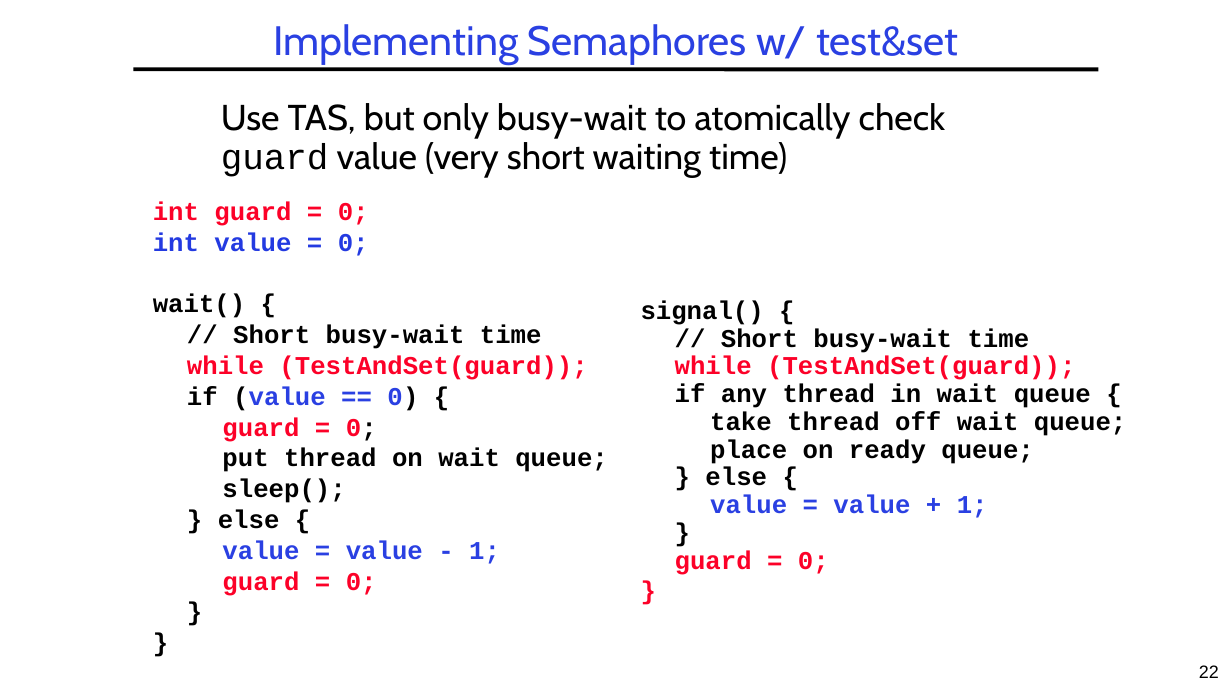
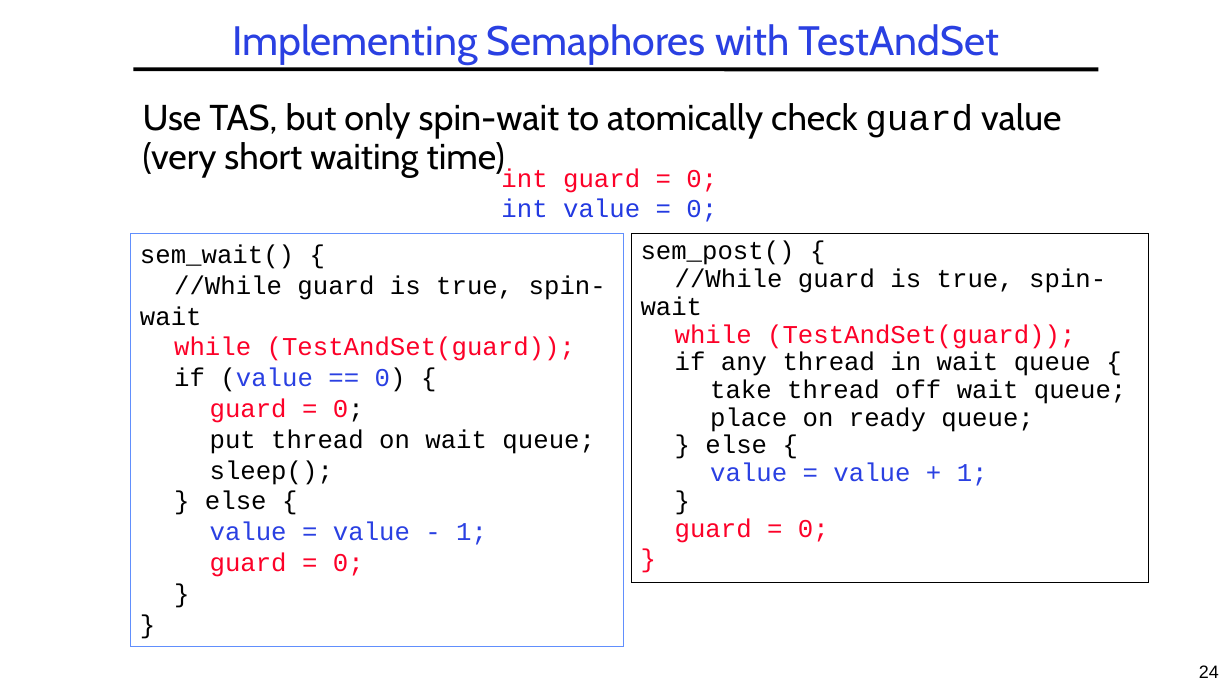
Before and after one commit to guhofstra/CSC256Fa25, a slide deck: slide 24 of PPTs/L3-Synchronization.pptx (slide 22 before the commit). Drawn at 1232x693 pixels with LibreOffice and Linux fonts; fonts in the diff are those of the drawing. Boxes give left, top, right and bottom in pixels: in the first picture for what was removed or moved away, otherwise in the second. Text is boxed around its words. In the diff, an @@ line names an element or a change of style, - is before the commit and + after.

```diff
--- a/PPTs/L3-Synchronization.pptx
+++ b/PPTs/L3-Synchronization.pptx
@@ title at (x1=232, y1=24, x2=999, y2=65): text changed @@
-Implementing Semaphores w/ test&set
+Implementing Semaphores with TestAndSet
@@ text at (x1=143, y1=103, x2=1061, y2=178): text changed @@
-  Use TAS, but only busy-wait to atomically check guard value (very short waiting time)
+  Use TAS, but only spin-wait to atomically check guard value (very short waiting time)
@@ text added at (x1=501, y1=168, x2=717, y2=222), 20 pt, text #FC0128 @@
+int guard = 0;
+int value = 0;
@@ rectangle "sem_wait() {" resized from (x1=153, y1=201, x2=607, y2=596) to (x1=131, y1=233, x2=624, y2=647) @@
@@ rectangle "sem_wait() {" at (x1=131, y1=233, x2=624, y2=647): outline none to #618FFD 0.75 pt @@
@@ rectangle "sem_post() { //While guard is ..." resized from (x1=641, y1=300, x2=1126, y2=575) to (x1=631, y1=233, x2=1148, y2=582) @@
@@ rectangle "sem_post() { //While guard is ..." at (x1=631, y1=233, x2=1148, y2=582): bold off in "}"; outline none to #000000 0.75 pt @@
@@ text in rectangle at (x1=140, y1=244, x2=606, y2=392): text changed; text colour #FC0128 to #000000; bold off @@
-int guard = 0;
-int value = 0;
-wait() {
-// Short busy-wait time
-while (TestAndSet(guard));
-if (value == 0) {
+sem_wait() {
+//While guard is true, spin-wait
+while (TestAndSet(guard));
+if (value == 0) {
@@ text in rectangle at (x1=641, y1=241, x2=1126, y2=543): text changed; bold off @@
-signal() {
-// Short busy-wait time
-while (TestAndSet(guard));
-if any thread in wait queue {
-take thread off wait queue;
-place on ready queue;
-} else {
-value = value + 1;
-}
-guard = 0;
+sem_post() {
+//While guard is true, spin-wait
+while (TestAndSet(guard));
+if any thread in wait queue {
+take thread off wait queue;
+place on ready queue;
+} else {
+value = value + 1;
+}
+guard = 0;
@@ text in rectangle at (x1=205, y1=398, x2=594, y2=577): bold off in "guard = 0;", "put thread on wait queue;", "sleep(); } else { value = value ..." @@
@@ page number at (x1=1199, y1=665, x2=1219, y2=678): text changed @@
-22
+24
```
Also in this commit, not shown: 26 other slides changed, 20 slides added, 6 slides removed, 4 other files.
